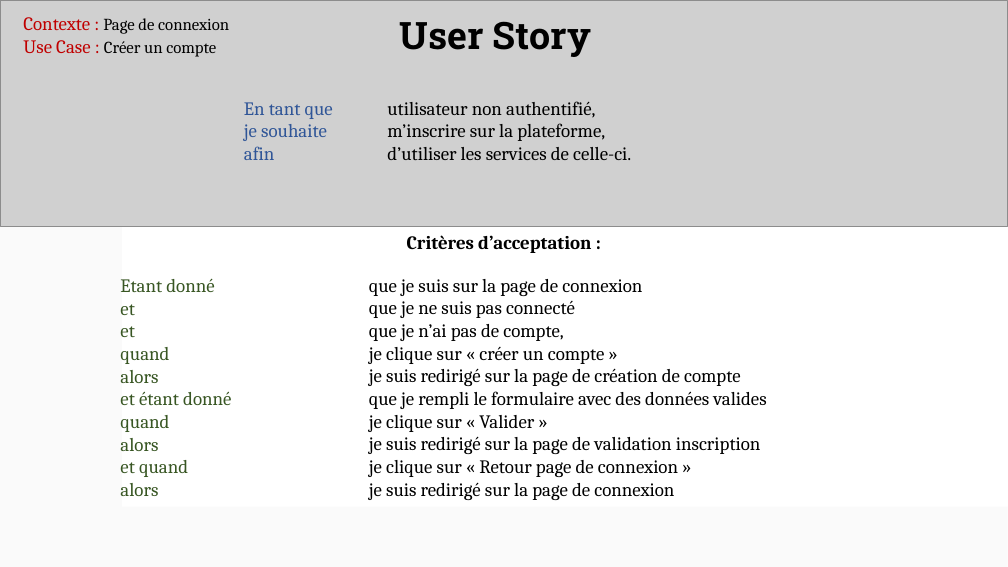
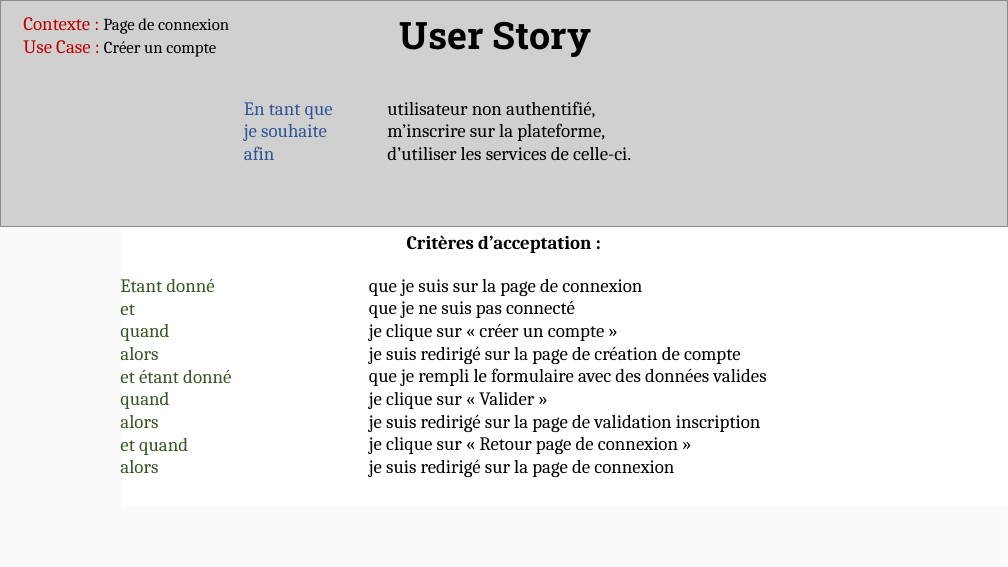
Before and after one commit to JulienConan/Dev4U, a slide deck: slide 1 of user_story.pptx. Drawn at 1008x567 pixels with LibreOffice and Linux fonts; fonts in the diff are those of the drawing; grey boxes stand for pictures. Boxes give left, top, right and bottom in pixels: in the first picture for what was removed or moved away, otherwise in the second. Text is boxed around its words. In the diff, an @@ line names an element or a change of style, - is before the commit and + after.

```diff
--- a/user_story.pptx
+++ b/user_story.pptx
@@ text at [120, 279, 231, 383]: text changed @@
-Etant donné
-et
-et
-quand
-alors
-et étant donné
+Etant donné
+et
+quand
+alors
+et étant donné
@@ text at [369, 279, 766, 386]: text changed @@
-que je suis sur la page de connexion
-que je ne suis pas connecté
-que je n’ai pas de compte,
-je clique sur « créer un compte »
-je suis redirigé sur la page de création de compte
-que je rempli le formulaire avec des données valides
+que je suis sur la page de connexion
+que je ne suis pas connecté
+je clique sur « créer un compte »
+je suis redirigé sur la page de création de compte
+que je rempli le formulaire avec des données valides
```
Also in this commit, not shown: 1 other slide changed, 2 other files.
